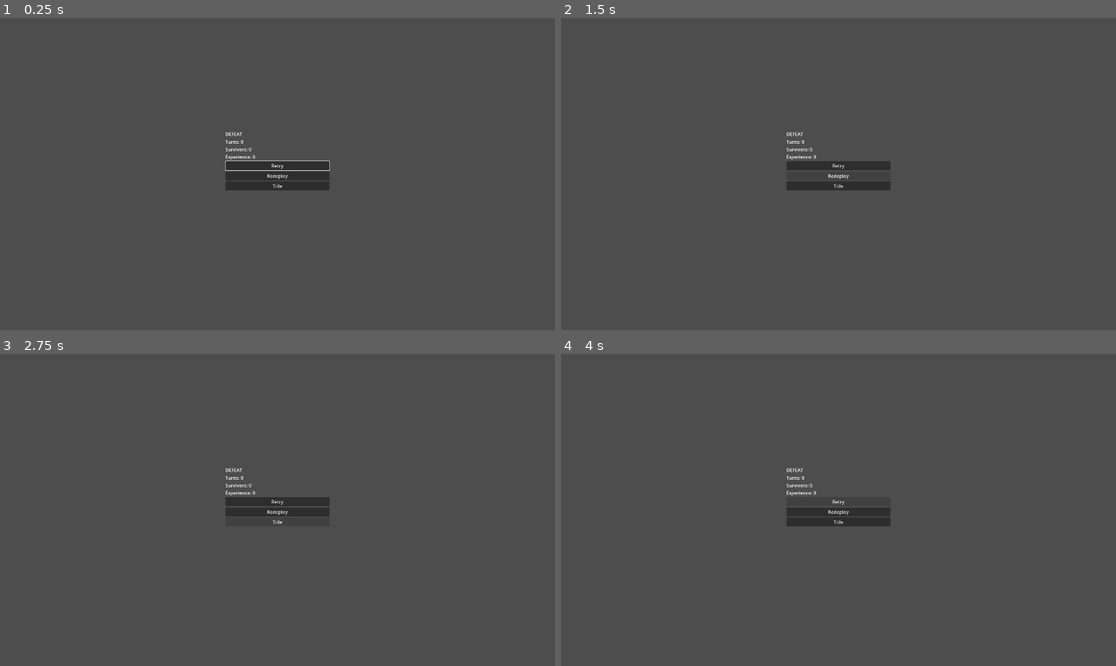
Above: before the commit, frames 1-4 (two rows, left to right).
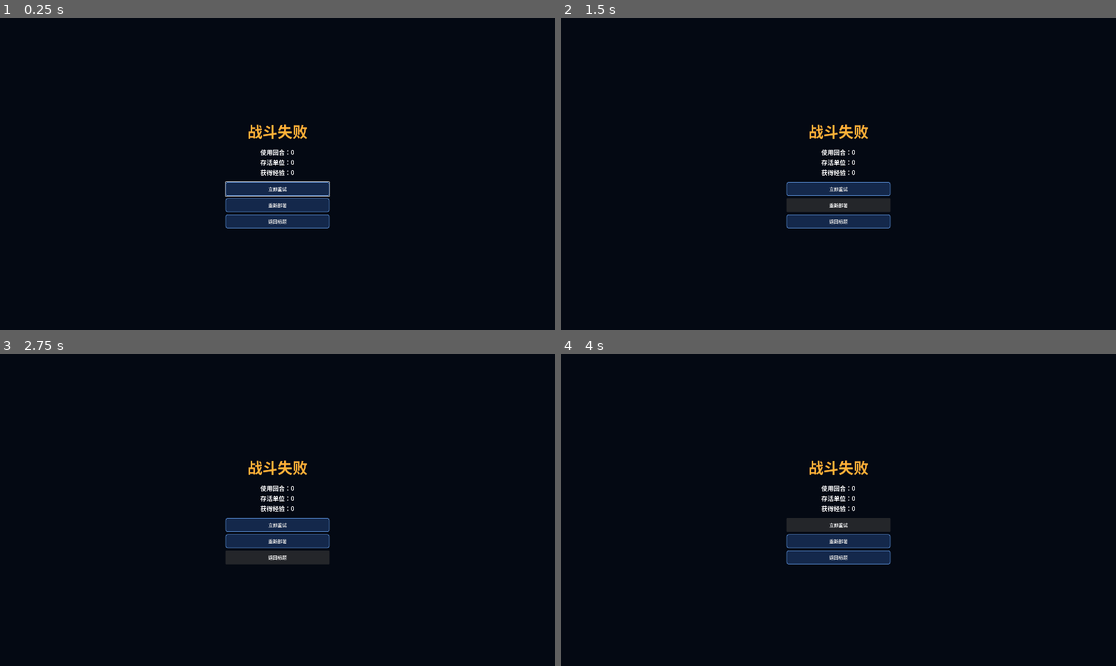
Above: after the commit, the same moments.

Repository: kusobaga233-tech/emblemlike-codex
Game: Godot game, scene res://src/scenes/result/result.tscn
Same seed, same stepped clock (60 frames per second), same inputs: the game is played once before the commit and once after it. This scene is started directly instead of the project's main scene.
Inputs:
- Up to frame 1 (0.25 s): no input
- Up to frame 2 (1.5 s): click "Retry" (after the commit: "立即重试") at 0.5 s; click "Redeploy" (after the commit: "重新部署") at 1.25 s
- Up to frame 3 (2.75 s): click "Title" (after the commit: "返回标题") at 2 s
- Up to frame 4 (4 s): click "Retry" (after the commit: "立即重试") at 2.75 s; click "Retry" (after the commit: "立即重试") at 3.5 s

The runs differ from the first frame. In frame 1, 100% of the frame differs, in the area x 0-100%, y 0-100%; in frame 2, 100%; in frame 3, 100%; in frame 4, 99%.

Commit message:
feat: add localized production result screen

Diff:
--- a/src/scenes/result/result.gd
+++ b/src/scenes/result/result.gd
@@ -27,8 +27,8 @@
 	if not is_node_ready():
 		return
 	var outcome := StringName(_summary.get("outcome", &"defeat"))
-	$Layout/Outcome.text = "VICTORY" if outcome == &"victory" else "DEFEAT"
-	$Layout/Summary.text = "Turns: %d\nSurvivors: %d\nExperience: %d" % [int(_summary.get("turns_used", 0)), int(_summary.get("surviving_units", 0)), int(_summary.get("experience_gained", 0))]
+	$Layout/Outcome.text = "胜利" if outcome == &"victory" else "战斗失败"
+	$Layout/Summary.text = "使用回合：%d\n存活单位：%d\n获得经验：%d" % [int(_summary.get("turns_used", 0)), int(_summary.get("surviving_units", 0)), int(_summary.get("experience_gained", 0))]
 
 
 func _close(action: StringName, path: String) -> void:
--- a/src/scenes/result/result.tscn
+++ b/src/scenes/result/result.tscn
@@ -1,6 +1,21 @@
-[gd_scene load_steps=2 format=3]
+[gd_scene load_steps=4 format=3]
 
 [ext_resource path="res://src/scenes/result/result.gd" type="Script" id="1"]
+
+[sub_resource type="StyleBoxFlat" id="Style_result_bg"]
+bg_color = Color(0.018, 0.035, 0.075, 1)
+
+[sub_resource type="StyleBoxFlat" id="Style_result_button"]
+bg_color = Color(0.08, 0.16, 0.3, 0.98)
+border_width_left = 2
+border_width_top = 2
+border_width_right = 2
+border_width_bottom = 2
+border_color = Color(0.4, 0.63, 0.94, 0.85)
+corner_radius_top_left = 7
+corner_radius_top_right = 7
+corner_radius_bottom_right = 7
+corner_radius_bottom_left = 7
 
 [node name="Result" type="Control"]
 layout_mode = 3
@@ -10,6 +25,16 @@
 grow_horizontal = 2
 grow_vertical = 2
 script = ExtResource("1")
+
+[node name="Background" type="Panel" parent="."]
+layout_mode = 1
+anchors_preset = 15
+anchor_right = 1.0
+anchor_bottom = 1.0
+grow_horizontal = 2
+grow_vertical = 2
+mouse_filter = 2
+theme_override_styles/panel = SubResource("Style_result_bg")
 
 [node name="Layout" type="VBoxContainer" parent="."]
 layout_mode = 1
@@ -24,20 +49,33 @@
 offset_bottom = 150.0
 grow_horizontal = 2
 grow_vertical = 2
+theme_override_constants/separation = 18
 
 [node name="Outcome" type="Label" parent="Layout"]
 layout_mode = 2
+theme_override_colors/font_color = Color(1, 0.69, 0.22, 1)
+theme_override_font_sizes/font_size = 52
+horizontal_alignment = 1
 [node name="Summary" type="Label" parent="Layout"]
 layout_mode = 2
+theme_override_font_sizes/font_size = 21
+horizontal_alignment = 1
 
 [node name="Actions" type="VBoxContainer" parent="Layout"]
 layout_mode = 2
+theme_override_constants/separation = 8
 [node name="Retry" type="Button" parent="Layout/Actions"]
+custom_minimum_size = Vector2(0, 48)
 layout_mode = 2
-text = "Retry"
+theme_override_styles/normal = SubResource("Style_result_button")
+text = "立即重试"
 [node name="Redeploy" type="Button" parent="Layout/Actions"]
+custom_minimum_size = Vector2(0, 48)
 layout_mode = 2
-text = "Redeploy"
+theme_override_styles/normal = SubResource("Style_result_button")
+text = "重新部署"
 [node name="Title" type="Button" parent="Layout/Actions"]
+custom_minimum_size = Vector2(0, 48)
 layout_mode = 2
-text = "Title"
+theme_override_styles/normal = SubResource("Style_result_button")
+text = "返回标题"
--- a/tests/test_scene_flow.gd
+++ b/tests/test_scene_flow.gd
@@ -163,10 +163,10 @@
 	var result := (load(RESULT) as PackedScene).instantiate()
 	result.configure({"outcome": &"victory", "turns_used": 5, "surviving_units": 3, "experience_gained": 120})
 	_add(result)
-	assert_equal(result.get_node("Layout/Outcome").text, "VICTORY", "Result displays victory")
-	assert_true(result.get_node("Layout/Summary").text.contains("Turns: 5"), "Result displays turns")
-	assert_true(result.get_node("Layout/Summary").text.contains("Survivors: 3"), "Result displays survivors")
-	assert_true(result.get_node("Layout/Summary").text.contains("Experience: 120"), "Result displays experience")
+	assert_equal(result.get_node("Layout/Outcome").text, "胜利", "Result displays localized victory")
+	assert_true(result.get_node("Layout/Summary").text.contains("使用回合：5"), "Result displays localized turns")
+	assert_true(result.get_node("Layout/Summary").text.contains("存活单位：3"), "Result displays localized survivors")
+	assert_true(result.get_node("Layout/Summary").text.contains("获得经验：120"), "Result displays localized experience")
 	var actions: Array = []
 	result.result_closed.connect(func(action: StringName, path: String): actions.append([action, path]))
 	result.get_node("Layout/Actions/Retry").pressed.emit()
